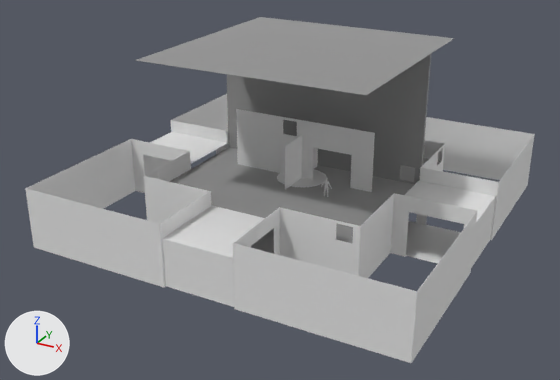
One commit to the Blender file fbx/New Folder/Map_MOD.blend: the scene before it, then after it.
The view is the same before and after, from a camera (50 mm lens) standing at (32.6, -63.8, 30.0) and looking at (-0.9, -2.9, -0.4). The axes (+X, +Y, +Z) are drawn at lower left. The lights are the same throughout.

Names of what the first picture shows: 'Human_1.8_Meters_Group1', 'Large_room_bottom', 'Large_room_top', 'Large_room_wall', 'small_colway_bottom.001', 'small_colway_bottom.002', 'small_colway_bottom.006', 'small_colway_bottom.007', 'small_colway_bottom.008', 'small_colway_wall', 'small_colway_wall.001', 'small_colway_wall.003', 'small_colway_wall.004', 'small_room_wall_short_d', 'test', '오브젝트'.
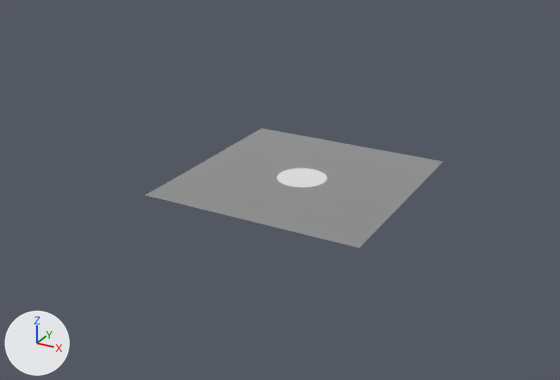
What differs and where, as boxes (x1, y1, x2, y2) in the pictures (560 x 380 px):
```json
{"object": "test", "change": "hidden", "before": [25, 94, 535, 363]}
{"object": "Large_room_top", "change": "hidden", "before": [135, 17, 454, 95]}
{"object": "Large_room_wall", "change": "deleted", "before": [227, 54, 431, 184]}
{"object": "small_colway_wall.004", "change": "deleted", "before": [162, 238, 234, 306]}
{"object": "small_room_wall_short_d", "change": "hidden", "before": [302, 120, 375, 192]}
{"object": "오브젝트", "change": "hidden", "before": [236, 109, 302, 174]}
{"object": "small_colway_bottom.008", "change": "deleted", "before": [163, 206, 265, 258]}
{"object": "small_colway_bottom.001", "change": "deleted", "before": [406, 221, 490, 267]}
{"object": "small_colway_bottom.002", "change": "hidden", "before": [405, 181, 496, 223]}
{"object": "small_colway_bottom.006", "change": "deleted", "before": [150, 132, 227, 164]}
{"object": "small_colway_wall", "change": "hidden", "before": [285, 135, 318, 190]}
{"object": "small_colway_wall.001", "change": "deleted", "before": [471, 197, 495, 268]}
{"object": "small_colway_bottom.007", "change": "deleted", "before": [167, 228, 274, 307]}
{"object": "small_colway_wall.003", "change": "deleted", "before": [143, 155, 171, 179]}
{"object": "Human_1.8_Meters_Group1", "change": "hidden", "before": [321, 178, 332, 197]}
```

The change, as JSON lines over the scene's bpy script:
```json
{"op": "add", "block": "ob_human_1_8_meters_group1", "code": "ob_human_1_8_meters_group1.hide_set(True)"}
{"op": "remove", "block": "ob_small_colway_bottom_001", "code": ["ob_small_colway_bottom_001 = bpy.data.objects.new('small_colway_bottom.001', me_큐브_023)", "ob_small_colway_bottom_001.location = (14.64, 0.0, -3.89)"]}
{"op": "remove", "block": "ob_small_colway_wall_001", "code": ["ob_small_colway_wall_001 = bpy.data.objects.new('small_colway_wall.001', me_큐브_026)", "ob_small_colway_wall_001.location = (18.39, 0.0, -0.14)", "ob_small_colway_wall_001.rotation_euler = (0.0, 1.571, 0.0)  # degrees (0, 90, 0)"]}
{"op": "set", "path": "ob_small_colway_bottom_002.location", "old": "(14.64, 0.0, 0.57)", "new": "(0.0, 0.0, 4.5)"}
{"op": "add", "block": "ob_small_colway_bottom_002", "code": "ob_small_colway_bottom_002.hide_set(True)"}
{"op": "remove", "block": "ob_small_colway_wall_003", "code": ["ob_small_colway_wall_003 = bpy.data.objects.new('small_colway_wall.003', me_큐브_032)", "ob_small_colway_wall_003.location = (0.0, 0.0, 0.0)", "ob_small_colway_wall_003.rotation_euler = (-3.142, 1.571, 0.0)  # degrees (-180, 90, 0)"]}
{"op": "remove", "block": "ob_small_colway_bottom_006", "code": ["ob_small_colway_bottom_006 = bpy.data.objects.new('small_colway_bottom.006', me_큐브_033)", "ob_small_colway_bottom_006.location = (0.0, 0.0, 0.1)", "ob_small_colway_bottom_006.rotation_euler = (0.0, 0.0, 3.142)  # degrees (0, 0, 180)"]}
{"op": "remove", "block": "ob_small_colway_bottom_007", "code": ["ob_small_colway_bottom_007 = bpy.data.objects.new('small_colway_bottom.007', me_큐브_034)", "ob_small_colway_bottom_007.location = (0.0, 0.0, 0.0)", "ob_small_colway_bottom_007.rotation_euler = (0.0, 0.0, 4.712)  # degrees (0, 0, 270)"]}
{"op": "remove", "block": "ob_small_colway_wall_004", "code": ["ob_small_colway_wall_004 = bpy.data.objects.new('small_colway_wall.004', me_큐브_035)", "ob_small_colway_wall_004.location = (0.0, 0.0, 0.0)", "ob_small_colway_wall_004.rotation_euler = (-4.712, 1.571, 0.0)  # degrees (-270, 90, 0)"]}
{"op": "remove", "block": "ob_small_colway_bottom_008", "code": ["ob_small_colway_bottom_008 = bpy.data.objects.new('small_colway_bottom.008', me_큐브_036)", "ob_small_colway_bottom_008.location = (0.0, 0.0, 0.0)", "ob_small_colway_bottom_008.rotation_euler = (0.0, 0.0, 4.712)  # degrees (0, 0, 270)"]}
{"op": "remove", "block": "ob_large_room_wall", "code": ["ob_large_room_wall = bpy.data.objects.new('Large_room_wall', me_큐브_014)", "ob_large_room_wall.location = (0.0, 3.76, 0.0)"]}
{"op": "add", "block": "ob_large_room_top", "code": "ob_large_room_top.hide_set(True)"}
{"op": "add", "block": "ob_test", "code": "ob_test.hide_set(True)"}
{"op": "add", "block": "ob_오브젝트", "code": "ob_오브젝트.hide_set(True)"}
{"op": "add", "block": "ob_small_room_wall_short_d", "code": "ob_small_room_wall_short_d.hide_set(True)"}
{"op": "add", "block": "ob_small_colway_wall", "code": "ob_small_colway_wall.hide_set(True)"}
```
